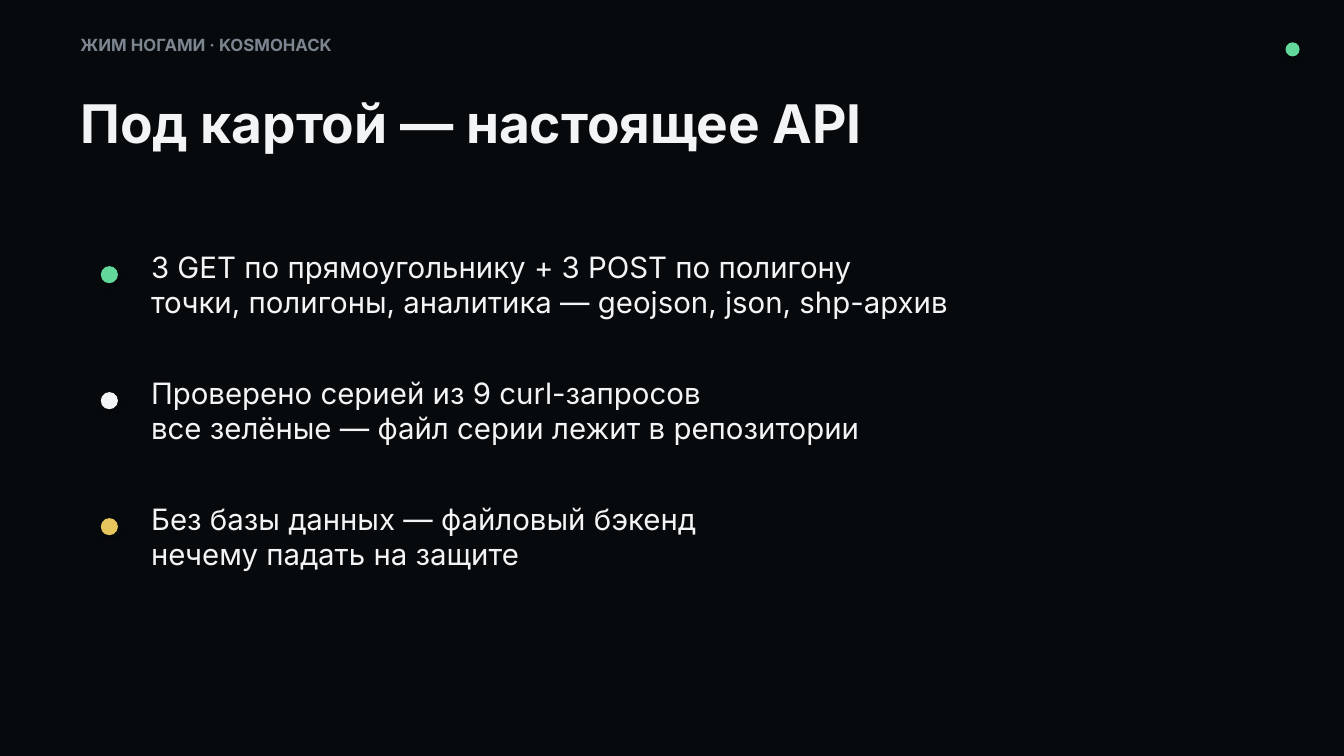
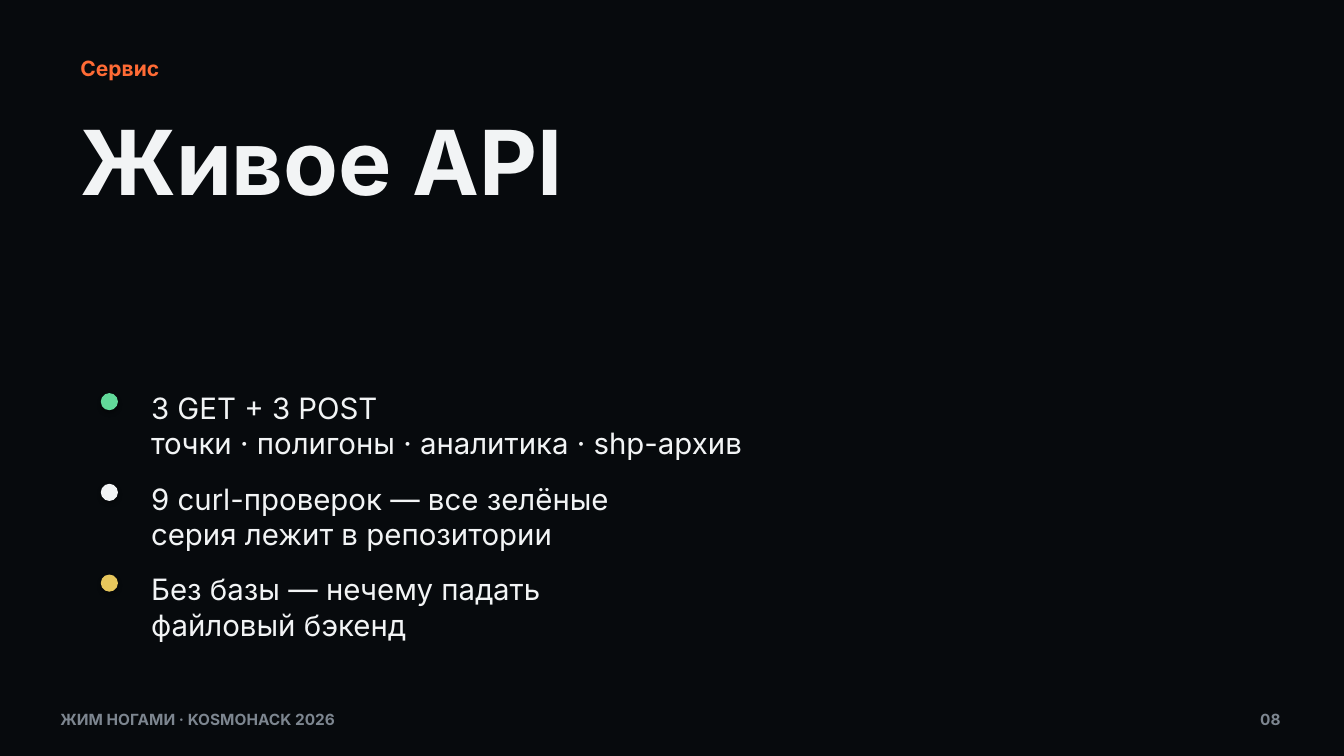
Before and after one commit to izislesar/kosmohack, a slide deck: slide 8 of docs/slides-deck.pptx. Drawn at 1344x756 pixels with LibreOffice and Linux fonts; fonts in the diff are those of the drawing. Boxes give left, top, right and bottom in pixels: in the first picture for what was removed or moved away, otherwise in the second. Text is boxed around its words. In the diff, an @@ line names an element or a change of style, - is before the commit and + after.

```diff
--- a/docs/slides-deck.pptx
+++ b/docs/slides-deck.pptx
@@ ellipse removed at [1286, 42, 1300, 56] @@
@@ text added at [80, 60, 159, 81], 15 pt, text #FF6B35, bold @@
+Сервис
@@ text at [80, 129, 563, 196]: text changed; size 38 to 64 pt @@
-Под картой — настоящее API
+Живое API
@@ ellipse: place and size @@
-ellipse at [101, 266, 118, 283]
+ellipse at [101, 393, 118, 410]
@@ text at [151, 397, 742, 460]: text changed; size 14 to 15 pt @@
-3 GET по прямоугольнику + 3 POST по полигону
-точки, полигоны, аналитика — geojson, json, shp-архив
+3 GET + 3 POST
+точки · полигоны · аналитика · shp-архив
@@ ellipse: place and size @@
-ellipse at [101, 392, 118, 409]
+ellipse at [101, 484, 118, 501]
@@ text at [151, 488, 609, 551]: text changed; size 14 to 21 pt; text colour #7D8690 to #F2F4F5 @@
-Проверено серией из 9 curl-запросов
-все зелёные — файл серии лежит в репозитории
+9 curl-проверок — все зелёные
+серия лежит в репозитории
@@ ellipse: place and size @@
-ellipse at [101, 518, 118, 535]
+ellipse at [101, 575, 118, 592]
@@ text at [151, 578, 540, 642]: text changed @@
-Без базы данных — файловый бэкенд
-нечему падать на защите
+Без базы — нечему падать
+файловый бэкенд
@@ text at [60, 714, 335, 725]: text changed; size 12 to 11 pt @@
-ЖИМ НОГАМИ · KOSMOHACK
+ЖИМ НОГАМИ · KOSMOHACK 2026
@@ text added at [1260, 713, 1280, 725], 11 pt, text #7D8690, bold @@
+08
```
Also in this commit, not shown: 2 other slides changed, 6 slides added, 6 slides removed, 1 other file.
